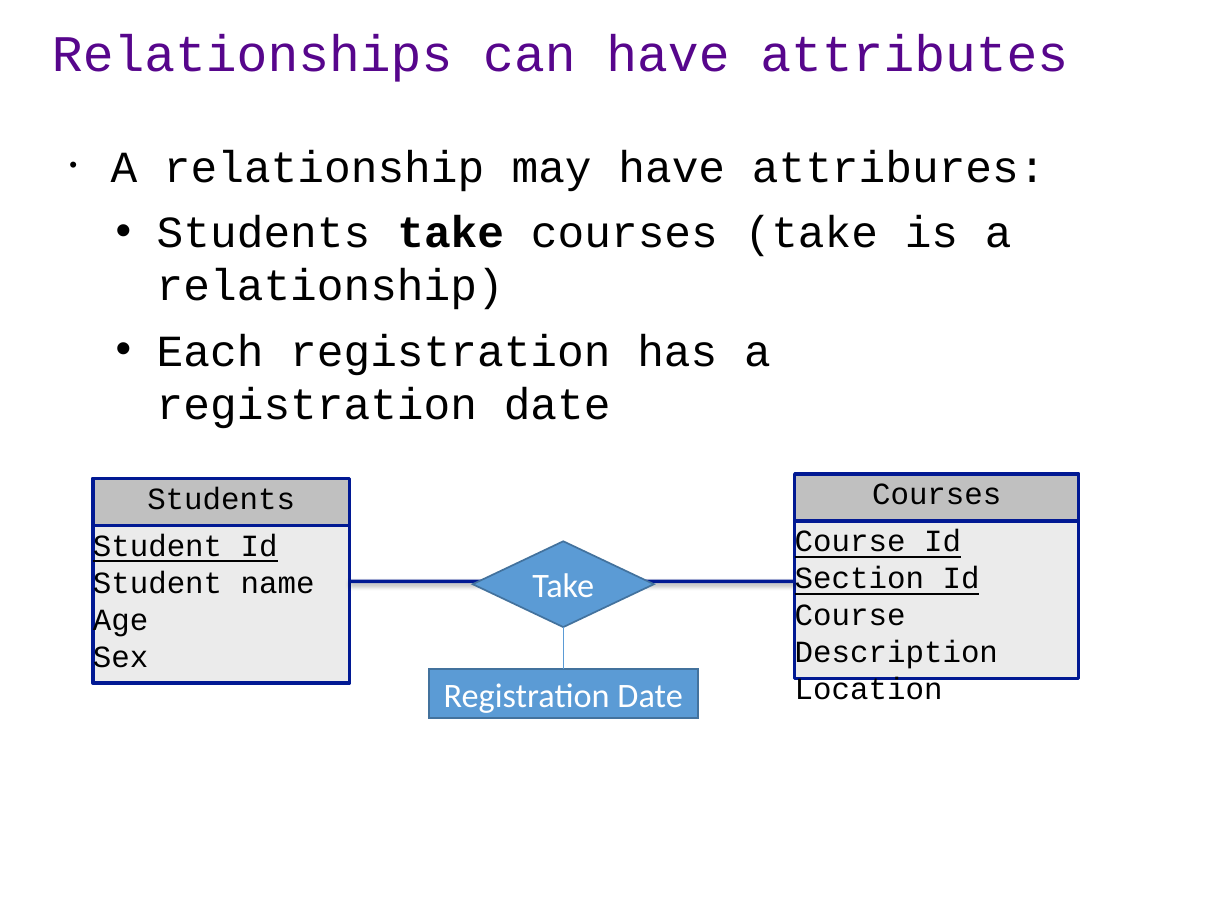
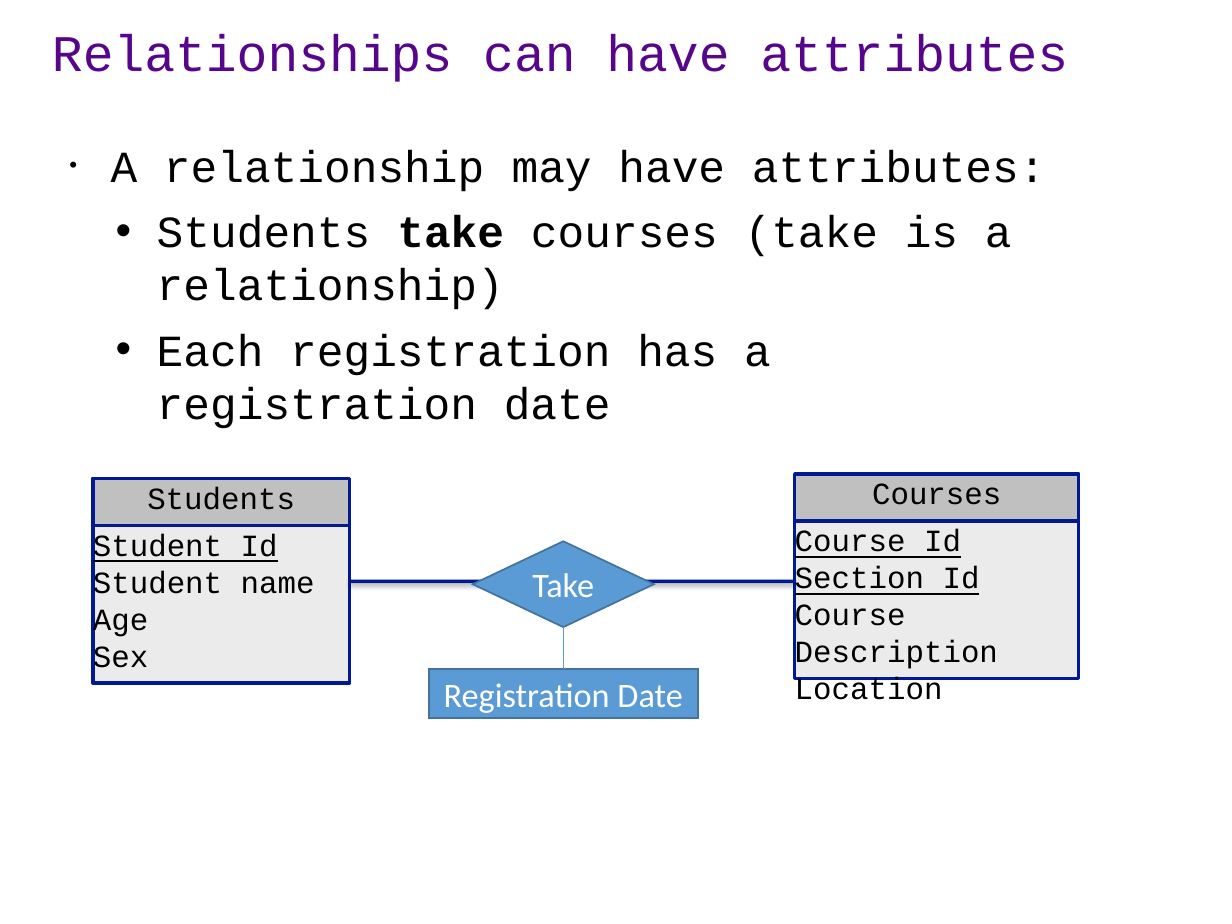
Before and after one commit to ipeirotis/introduction-to-databases, a slide deck: slide 7 of A1-ER_modeling.pptx. Drawn at 1232x924 pixels with LibreOffice and Linux fonts; fonts in the diff are those of the drawing. Boxes give left, top, right and bottom in pixels: in the first picture for what was removed or moved away, otherwise in the second. Text is boxed around its words. In the diff, an @@ line names an element or a change of style, - is before the commit and + after.

```diff
--- a/A1-ER_modeling.pptx
+++ b/A1-ER_modeling.pptx
@@ text at (111,150,1046,192): text changed @@
-• A relationship may have attribures:
+• A relationship may have attributes:
```
Also in this commit, not shown: 1 other slide changed, 1 slide added, 3 other files.
